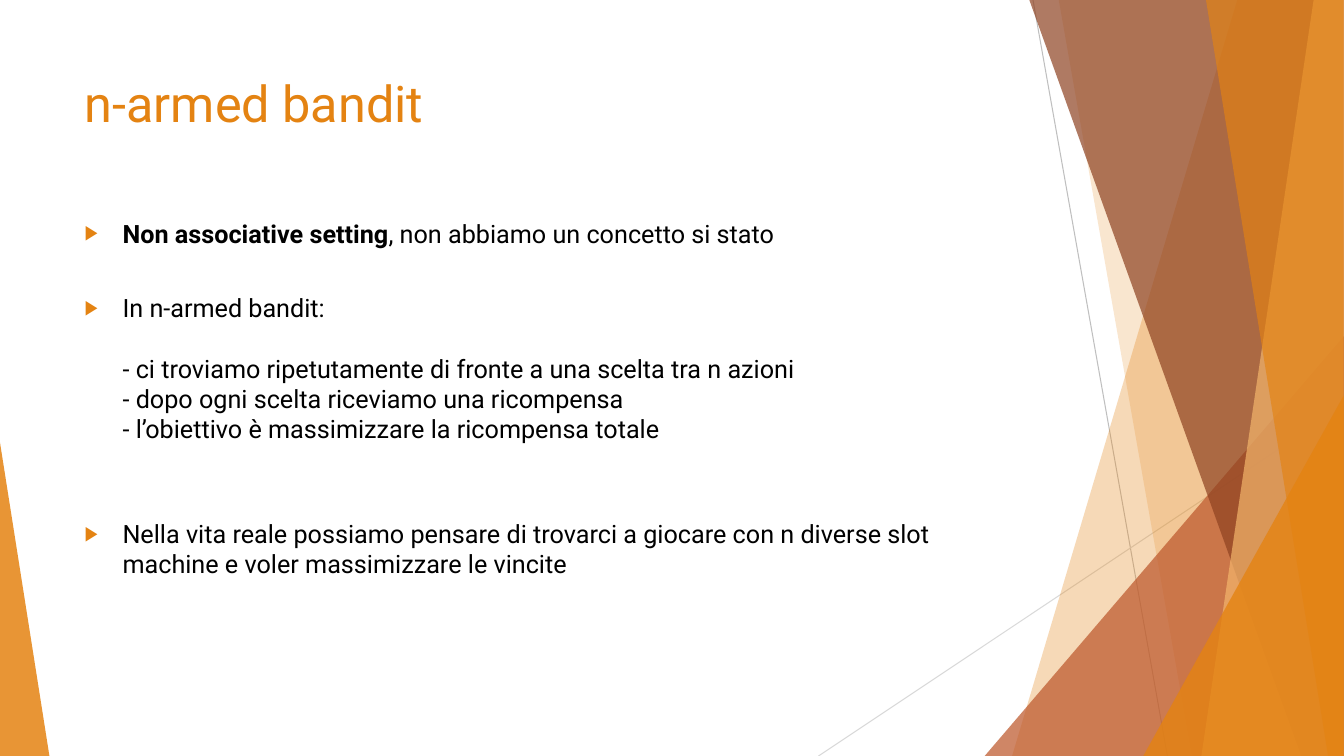
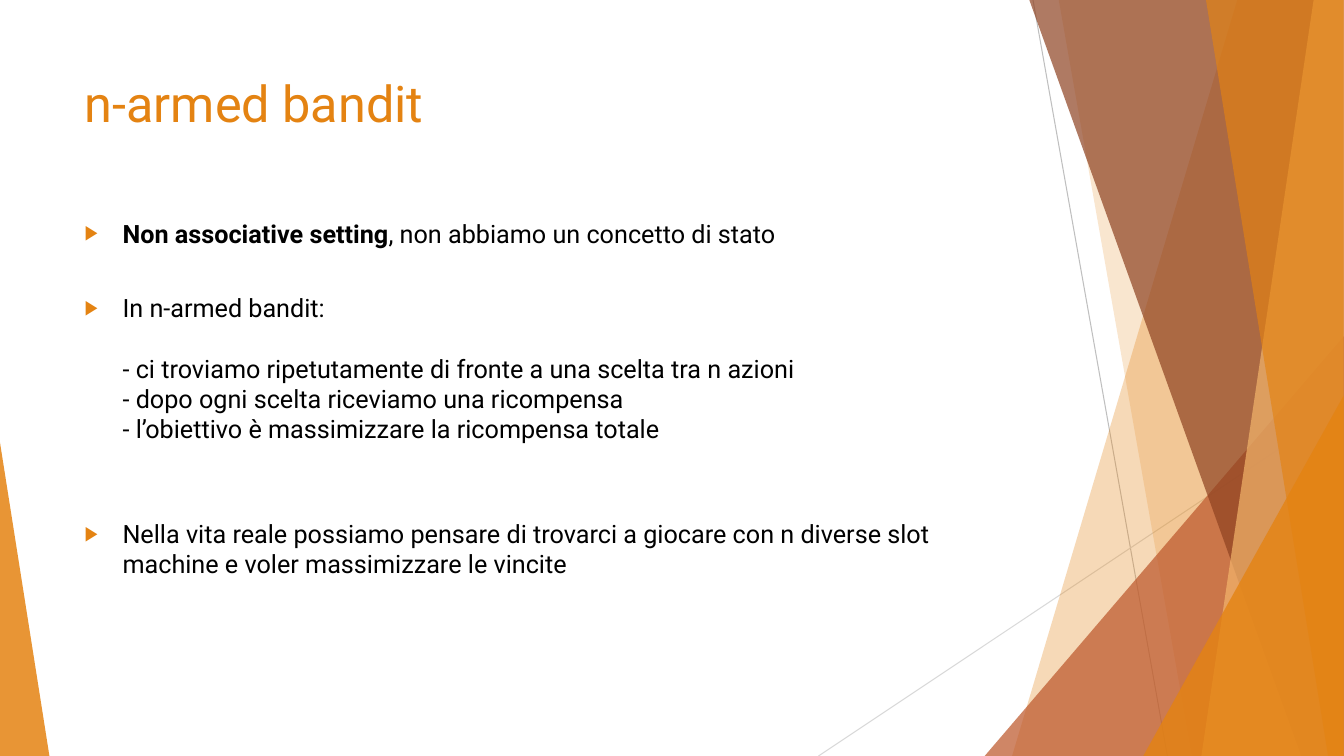
Before and after one commit to simonesinceri/MRL, a slide deck: slide 2 of Presentations/Presentation_Ass1.pptx. Drawn at 1344x756 pixels with LibreOffice and Linux fonts; fonts in the diff are those of the drawing. Boxes give left, top, right and bottom in pixels: in the first picture for what was removed or moved away, otherwise in the second. Text is boxed around its words. In the diff, an @@ line names an element or a change of style, - is before the commit and + after.

```diff
--- a/Presentations/Presentation_Ass1.pptx
+++ b/Presentations/Presentation_Ass1.pptx
@@ text at (x1=123, y1=224, x2=775, y2=249): text changed @@
-▶ Non associative setting, non abbiamo un concetto si stato
+▶ Non associative setting, non abbiamo un concetto di stato
```
Also in this commit, not shown: 10 slides added, 8 slides removed, 4 other files.
